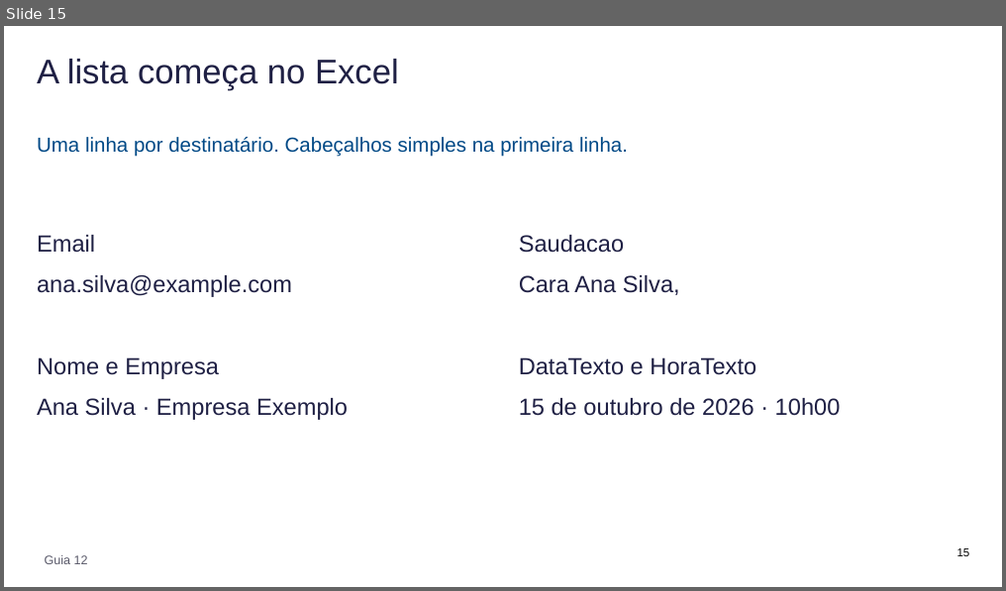
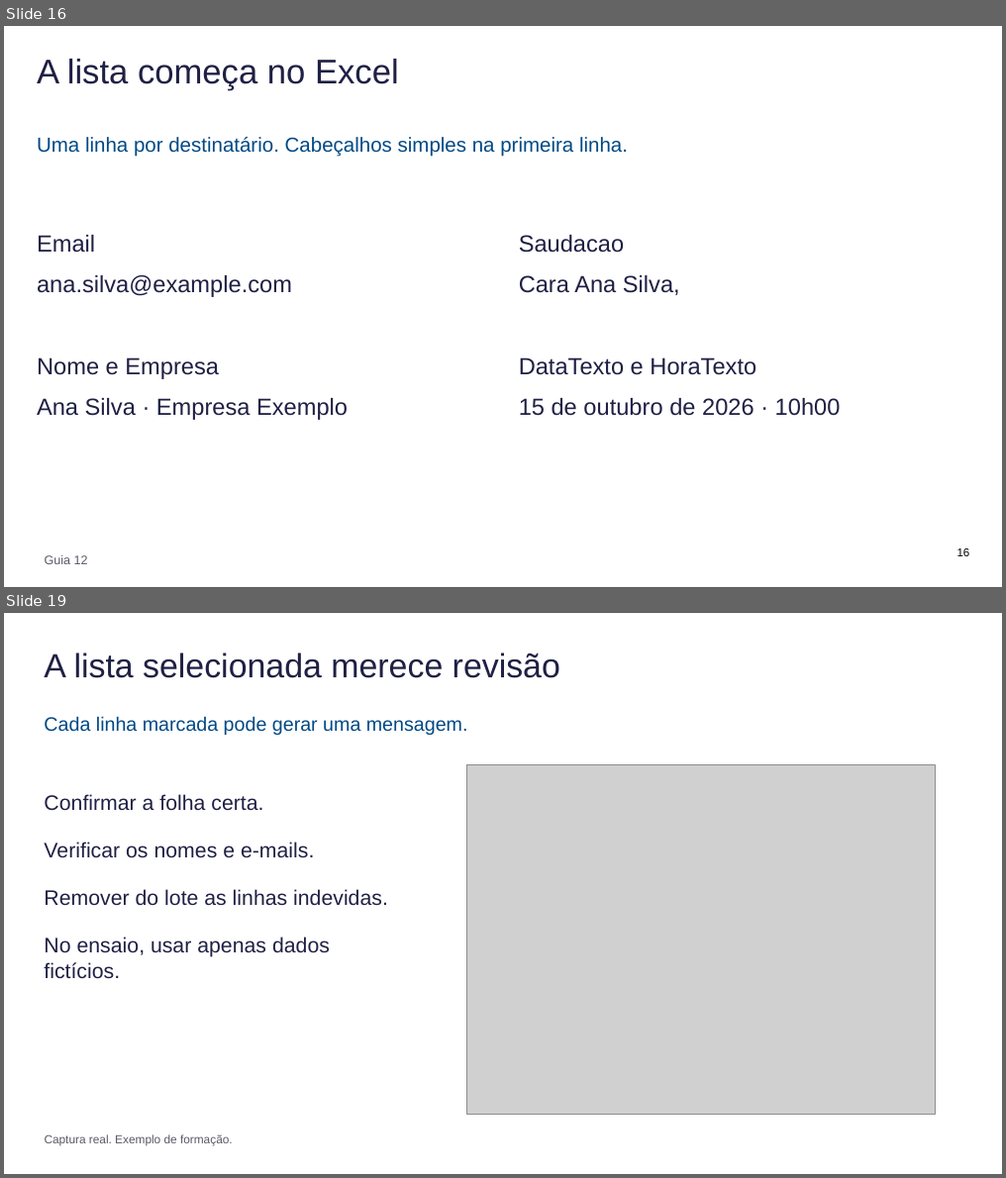
Before and after one commit to mpspmf/AIP-Tuturials, a slide deck: ASTRA/AIP_Apresentacao.pptx. Shown one above the other, each under a label of ours: slide 15 before the commit, slides 16 and 19 after it; the slides between them are not shown. The pictures are 1006x591 and 1006x1178 pixels, drawn with LibreOffice and Linux fonts; fonts in the diff are those of the drawing; grey boxes stand for pictures. Boxes give left, top, right and bottom in pixels: in the first picture for what was removed or moved away, otherwise in the second. Text is boxed around its words. In the diff, an @@ line names an element or a change of style, - is before the commit and + after.

```diff
--- a/ASTRA/AIP_Apresentacao.pptx
+++ b/ASTRA/AIP_Apresentacao.pptx
@@ slide 19 added at [4,613,1002,1174], background #FFFFFF @@
@@ text added at [44,653,560,678], 32.2 pt, text #1F2044 @@
+A lista selecionada merece revisão
@@ text added at [44,716,468,735], 18.8 pt, text #004986 @@
+Cada linha marcada pode gerar uma mensagem.
@@ picture added at [467,765,936,1115] @@
@@ text added at [44,794,388,979], 20.2 pt, text #1F2044 @@
+Confirmar a folha certa.
+Verificar os nomes e e-mails.
+Remover do lote as linhas indevidas.
+No ensaio, usar apenas dados fictícios.
@@ text added at [45,1135,233,1147], 11.2 pt, text #5A5A6A @@
+Captura real. Exemplo de formação.
@@ what was slide 15 is now slide 16 @@
```
Also in this commit, not shown: 1 slide changed, 12 other slides added, 8 slides removed, 6 other files.
